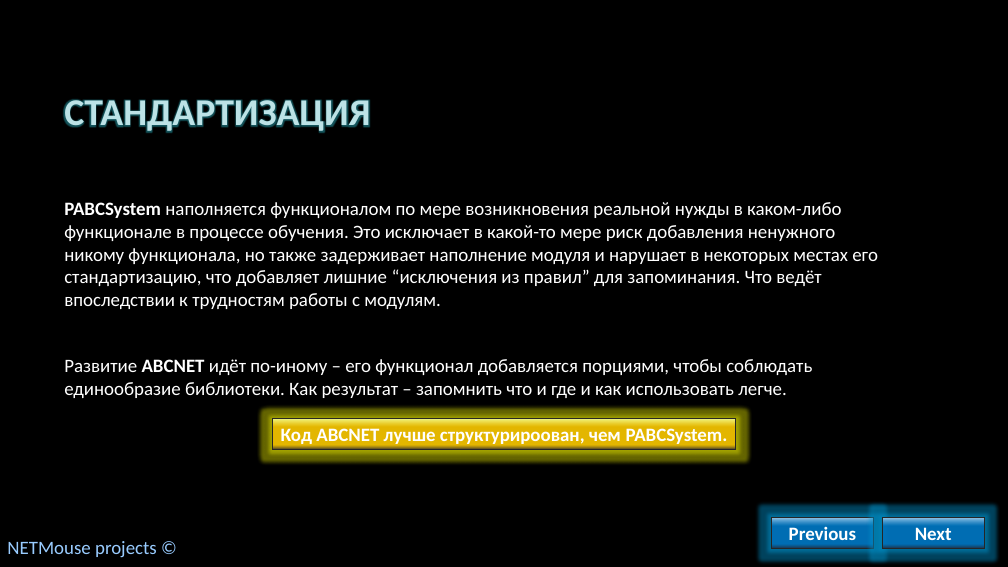
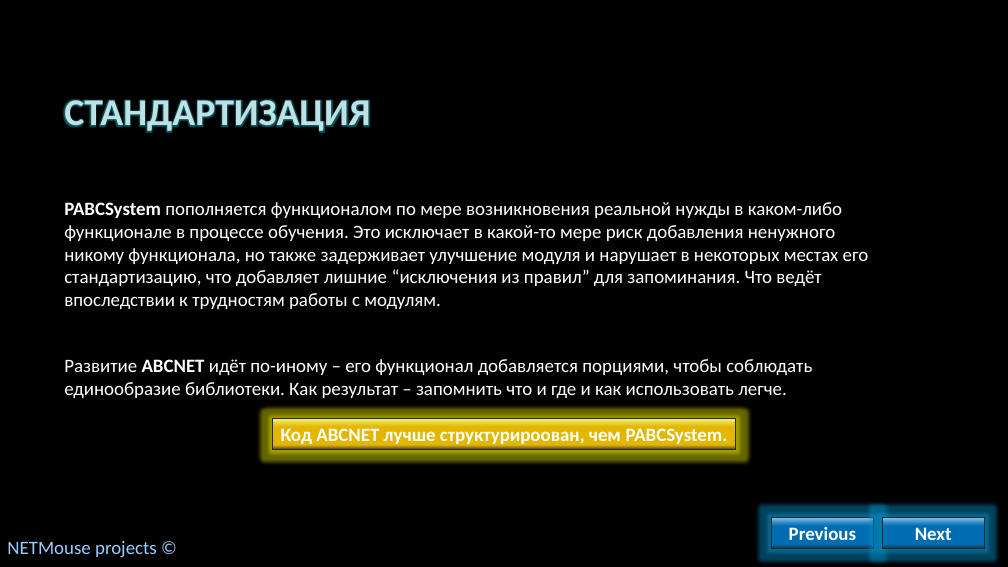
Before and after one commit to AlvinSeville7cf-NET-projects/ABCNET, a slide deck: slide 5 of NETMouse - .NET release/Presentations/ABCNET как альтернатива PABCSystem.pptx. Drawn at 1008x567 pixels with LibreOffice and Linux fonts; fonts in the diff are those of the drawing; background and template pictures are left out. Boxes give left, top, right and bottom in pixels: in the first picture for what was removed or moved away, otherwise in the second. Text is boxed around its words. In the diff, an @@ line names an element or a change of style, - is before the commit and + after.

```diff
--- a/NETMouse - .NET release/Presentations/ABCNET как альтернатива PABCSystem.pptx
+++ b/NETMouse - .NET release/Presentations/ABCNET как альтернатива PABCSystem.pptx
@@ text at bbox=[64, 202, 869, 309]: text changed @@
-PABCSystem наполняется функционалом по мере возникновения реальной нужды в каком-либо функционале в процессе обучения. Это исключает в какой-то мере риск добавления ненужного никому функционала, но также задерживает наполнение модуля и нарушает в некоторых местах его стандартизацию, что добавляет лишние “исключения из правил” для запоминания. Что ведёт впоследствии к трудностям работы с модулям.
+PABCSystem пополняется функционалом по мере возникновения реальной нужды в каком-либо функционале в процессе обучения. Это исключает в какой-то мере риск добавления ненужного никому функционала, но также задерживает улучшение модуля и нарушает в некоторых местах его стандартизацию, что добавляет лишние “исключения из правил” для запоминания. Что ведёт впоследствии к трудностям работы с модулям.
```
Also in this commit, not shown: 1 other slide changed.
